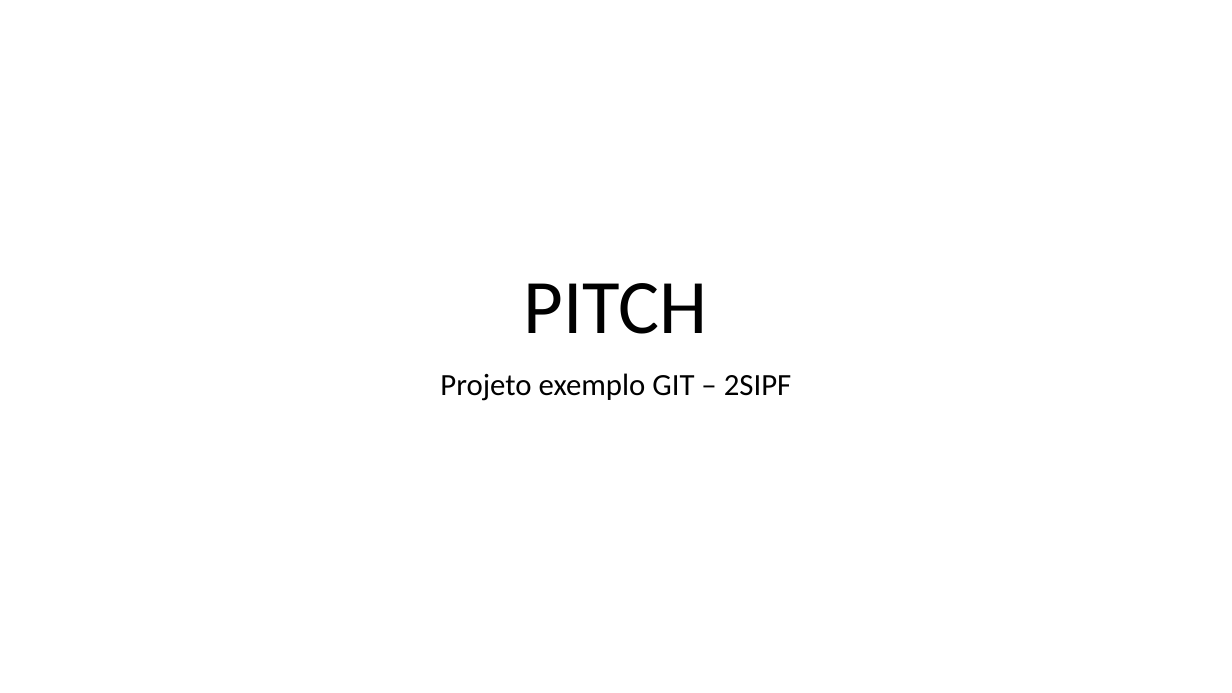
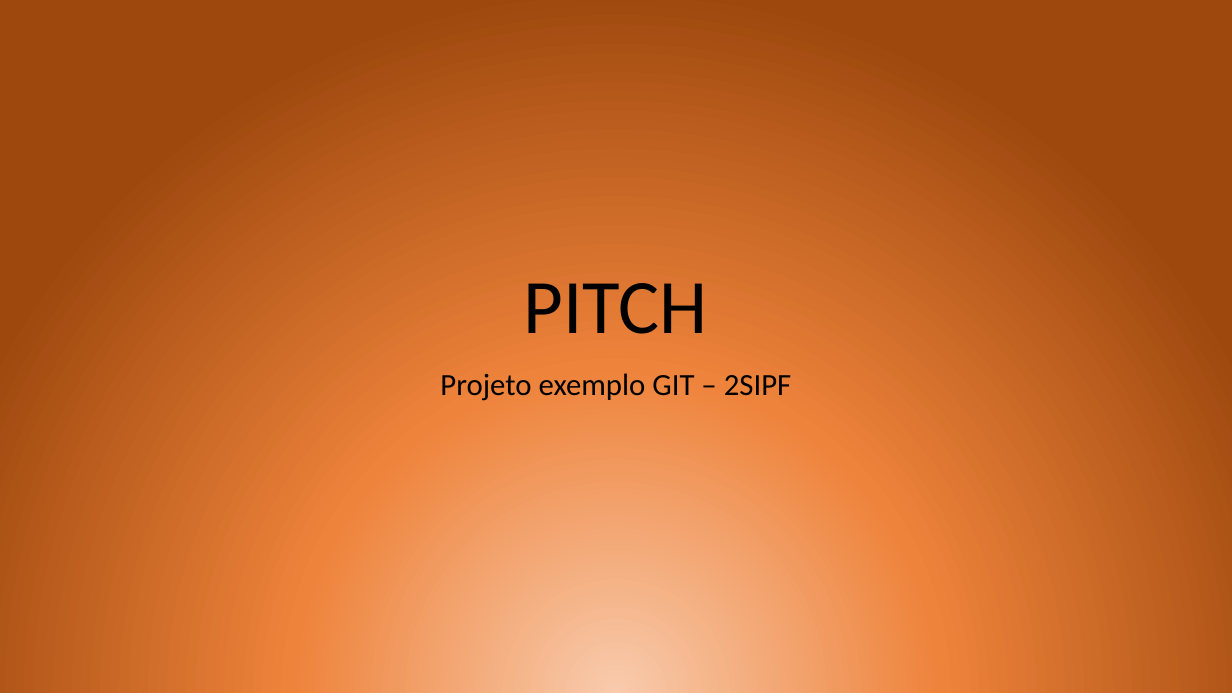
Before and after one commit to RenatoJardimParducci/2SIPF-ProjetoExemplo-2024, a slide deck: slide 1 of PastaDocumentos/Pitch-Projeto.pptx. Drawn at 1232x693 pixels with LibreOffice and Linux fonts; fonts in the diff are those of the drawing. Boxes give left, top, right and bottom in pixels: in the first picture for what was removed or moved away, otherwise in the second. Text is boxed around its words. In the diff, an @@ line names an element or a change of style, - is before the commit and + after.

Commit message:
Mudanca de pano de fundo do PITCH

```diff
--- a/PastaDocumentos/Pitch-Projeto.pptx
+++ b/PastaDocumentos/Pitch-Projeto.pptx
@@ background #FFFFFF to gradient #F8CBAD to #EE843B to #9E480E @@
```
